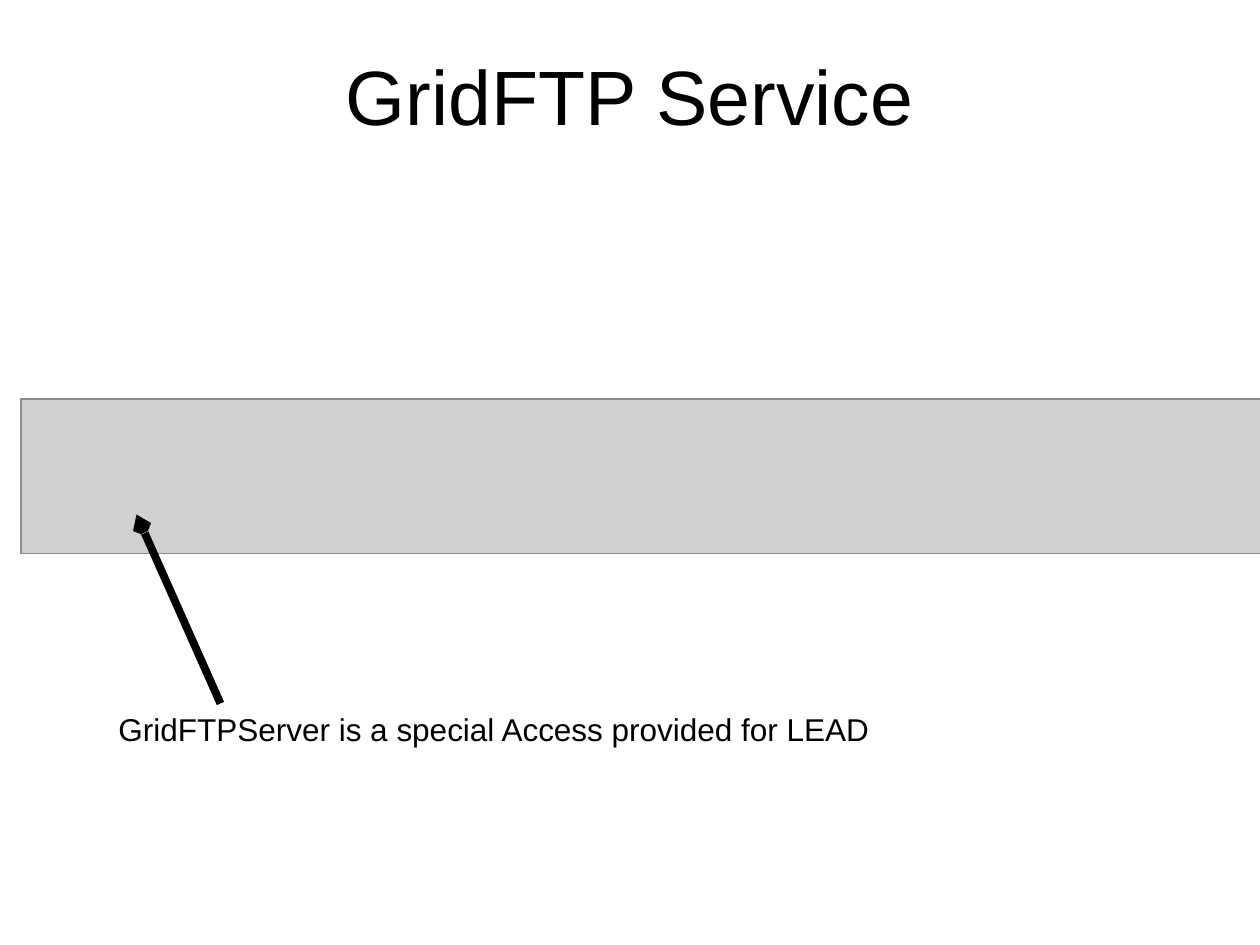
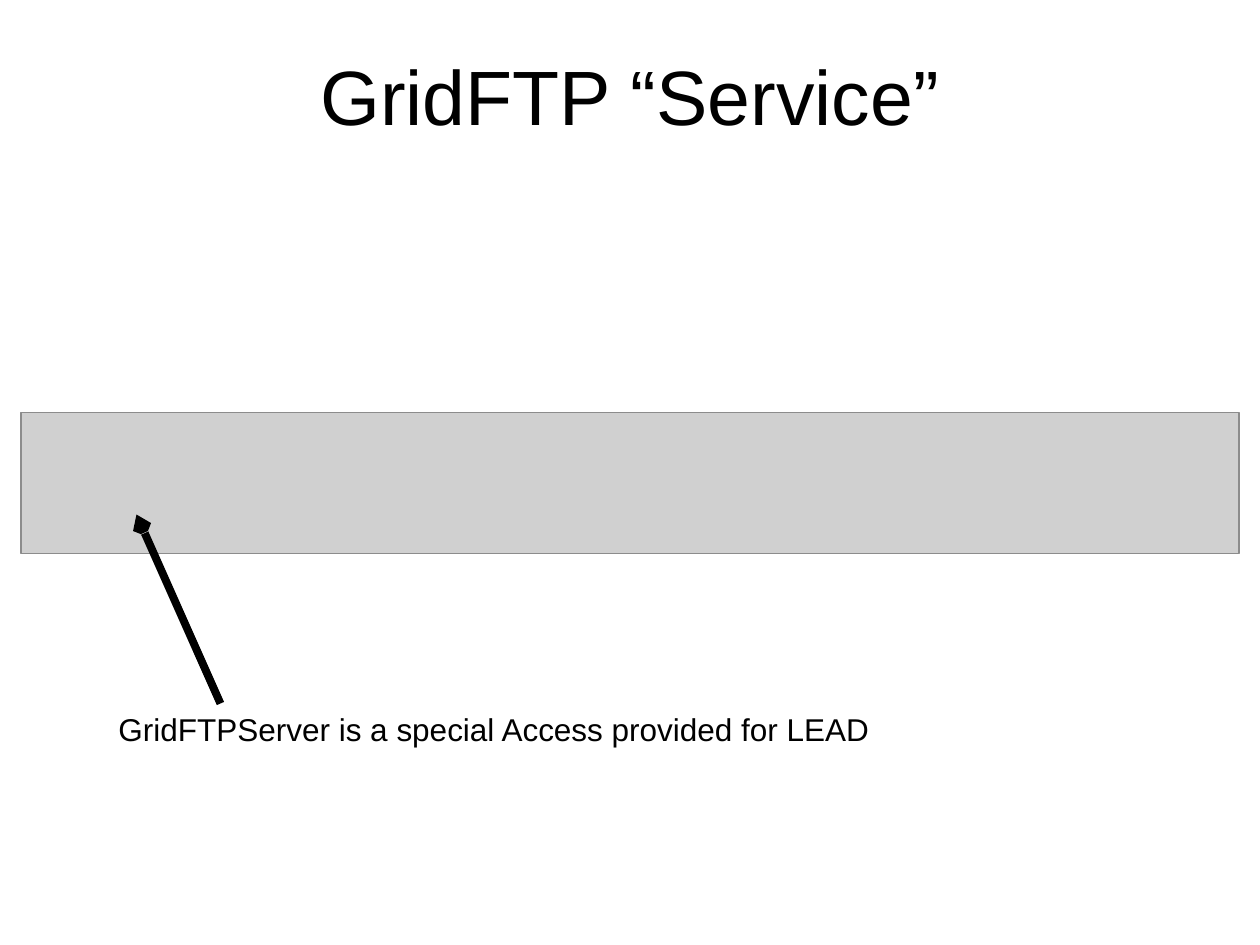
Before and after one commit to ooici-eoi/THREDDS, a slide deck: slide 7 of docs/web/thredds/tech/tutorial/LEADatTDSWorkshop.ppt. Drawn at 1260x945 pixels with LibreOffice and Linux fonts; fonts in the diff are those of the drawing; grey boxes stand for pictures; background and template pictures are left out. Boxes give left, top, right and bottom in pixels: in the first picture for what was removed or moved away, otherwise in the second. Text is boxed around its words. In the diff, an @@ line names an element or a change of style, - is before the commit and + after.

```diff
--- a/docs/web/thredds/tech/tutorial/LEADatTDSWorkshop.ppt
+++ b/docs/web/thredds/tech/tutorial/LEADatTDSWorkshop.ppt
@@ title at [320, 69, 939, 126]: text changed @@
-GridFTP Service
+GridFTP “Service”
@@ picture: place and size @@
-picture at [21, 399, 1260, 554]
+picture at [21, 412, 1240, 553]
```
Also in this commit, not shown: 5 other slides changed, 9 other files.
